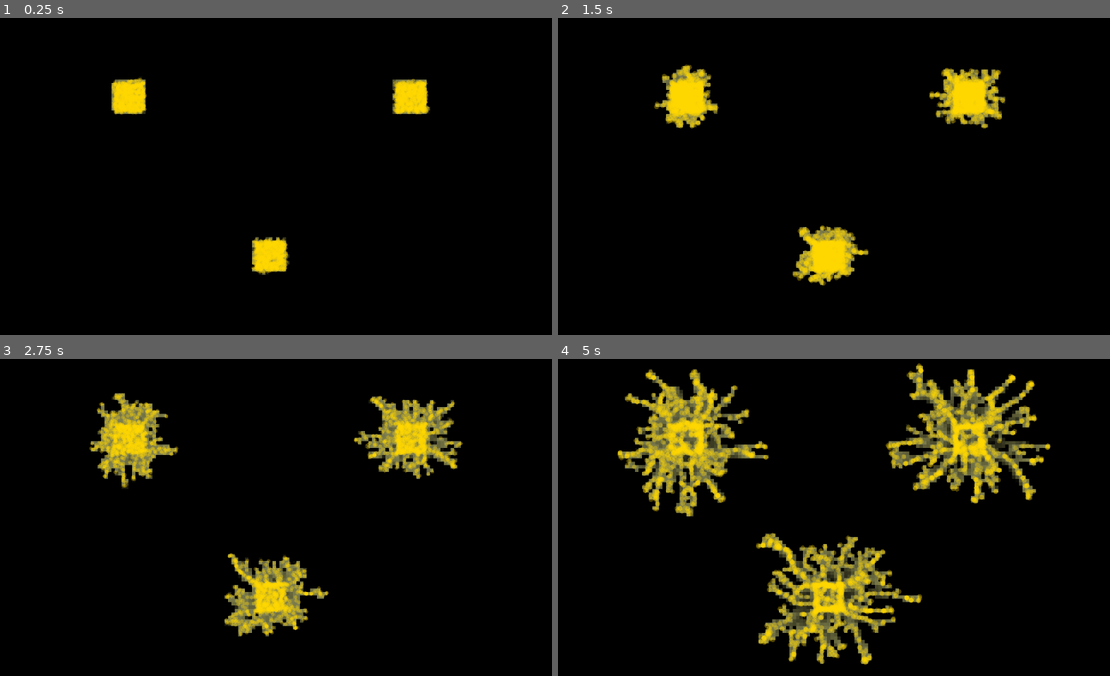
Above: before the commit, frames 1-4 (two rows, left to right).
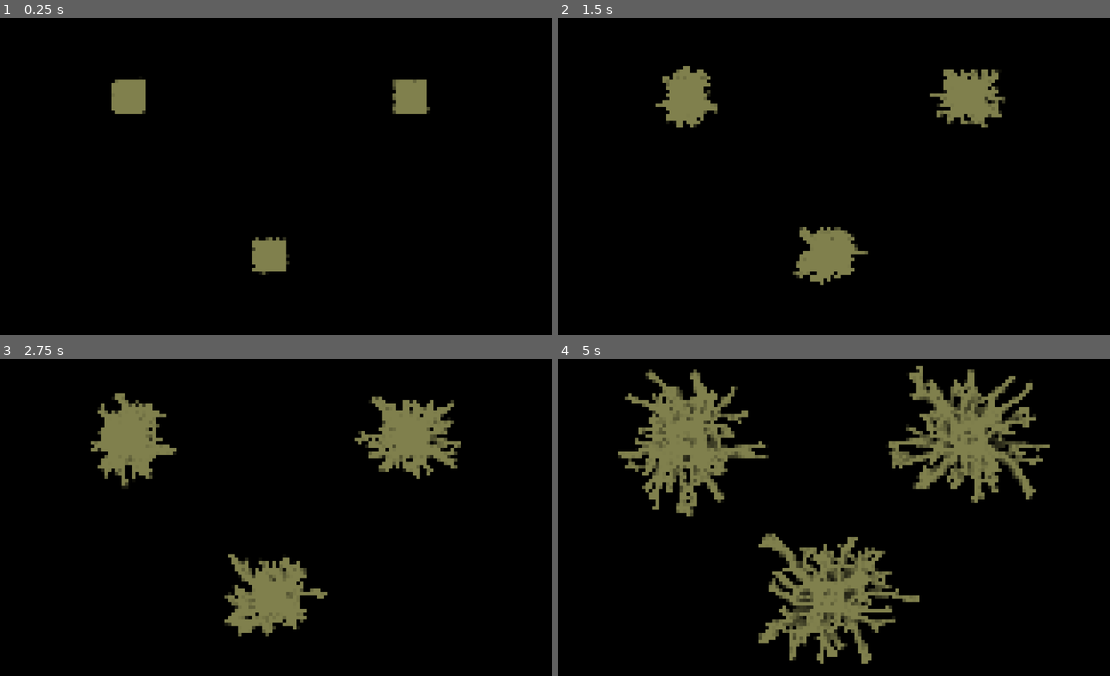
Above: after the commit, the same moments.

Repository: RocketKiers/Slime-mold-algorithm-visualization
Game: Godot game, scene res://main_world.tscn
Same seed, same stepped clock (60 frames per second), same inputs: the game is played once before the commit and once after it.
Inputs:
- Up to frame 1 (0.25 s): no input
- Up to frame 2 (1.5 s): no input
- Up to frame 3 (2.75 s): no input
- Up to frame 4 (5 s): no input

The runs differ from the first frame. In frame 1, 1.9% of the frame differs, in the area x 20-78%, y 18-81%; in frame 2, 4.4%; in frame 3, 5.7%; in frame 4, 12%, in the area x 10-90%, y 1-97%.

Commit message:
updated main.gd by cleaning up code and adding comments
till line 66

Diff:
--- a/scripts/main.gd
+++ b/scripts/main.gd
@@ -1,32 +1,29 @@
 extends Node2D
 
-const MAP_SCALE: int = 7 # that many pixel make one tile (4x4 tiles)
+const MAP_SCALE: int = 7 # zo veel pixels maken een tile (7x7 tiles)
 var map_width: int
 var map_height: int
-var trail_map: Array # A 2d map array to hold pheremone values, recieves the same resolution as the map
-var agent_map: Array # A 2d map array to track agent density in each cell
-var food_sources: Array[Vector2] = [Vector2(100,100), Vector2(400, 300)]
-
-
-
-@export var number_of_agents: int = 2000 # Variable for the number of agents
-var AGENT_SPEED: float = 10.0 # speed of the moving agents
-var var_agent_size: float = 2.0 #changable agent size (appended to a absolute sine wave
-var TURN_STRENGTH: float = 2.0
-var RANDOM_TURN_AMOUNT: float = 0.1 # Small random perturbation in radians
+var trail_map: Array # een 2d map array om pheremone waarden te houden (zelfde resolution als agent map
+var agent_map: Array # een 2d map array om de agent cell dichtheid bij te houden
+
+@export var number_of_agents: int = 2000 # variabel for aantal agents
+var AGENT_SPEED: float = 10.0 # snelheid agents
+var var_agent_size: float = 2.0 #variabel agent grootte (vastgemaakt aan een sinus golf om pulsering van physarum polycephalum te simuleren)
+var TURN_STRENGTH: float = 2.0 #factor om te bepalen hoe scherp een agent kan draaien
+var RANDOM_TURN_AMOUNT: float = 0.1 # Kleine random verstoringen in radialen
 var SIMULATION_STEPS_PER_FRAME: int = 1
 
 
-const DECAY_RATE: float = 0.4   # How fast the pheromone disappears
-const DIFFUSION_RATE: float = 0.5 # How much the pheromone spreads
-const DEPOSIT_AMOUNT: float = 1.0 # The amount of pheromone an agent deposits
-const MAX_OCCUPANCY: int = 2 #Maximum number of agents allowed in one map cell
-
-var agent_color = Color("#FFD70050")  #agent color
-var time : float = 0 # input for sine wave
-var agent_size: float # original variable, obsolete after change. Maybe adjust (?)
-
-var agents: Array[Agent] = [] #array to hold all agents
+const DECAY_RATE: float = 0.4   # hoe snel het feremoon verdwijt
+const DIFFUSION_RATE: float = 0.5 # hoeveel de feremoon verspreidt
+const DEPOSIT_AMOUNT: float = 1.0 # hoeveel feremoon een agent afzet
+const MAX_OCCUPANCY: int = 2 #maximum aantal agents toegestaan in een a cell
+
+var agent_color = Color("#FFD70000")  #agent kleur (laatste twee digits zijn opacity)
+var time : float = 0 # tijd inupt voor sinus golf
+var agent_size: float
+
+var agents: Array[Agent] = [] #array voor alle agents
 
 func _ready():
 	# Initialize the trail map size based on the viewport and scale
@@ -54,31 +51,17 @@
 	# Get the area where agents can start (the screen size)(has a .x and .y exstension)
 	var screen_size = get_viewport_rect().size
 
-	var hubs = [
+	var hubs = [ #centrale hubs waar agents spawnen
 		Vector2(screen_size.x * 0.25, screen_size.y * 0.25),
 		Vector2(screen_size.x * 0.75, screen_size.y * 0.25),
 		Vector2(screen_size.x * 0.5, screen_size.y * 0.75),
-#		Vector2(screen_size.x * 0.5, screen_size.y * 0.7),
-#		Vector2(screen_size.x * 0.475, screen_size.y * 0.6),
-#		Vector2(screen_size.x * 0.525, screen_size.y * 0.6),
-#		Vector2(screen_size.x * 0.45, screen_size.y * 0.5),
-#		Vector2(screen_size.x * 0.5, screen_size.y * 0.5),
-#		Vector2(screen_size.x * 0.55, screen_size.y * 0.5),
-#		Vector2(screen_size.x * 0.4, screen_size.y * 0.4),
-#		Vector2(screen_size.x * 0.45, screen_size.y * 0.4),
-#		Vector2(screen_size.x * 0.5, screen_size.y * 0.4),
-#		Vector2(screen_size.x * 0.55, screen_size.y * 0.4),
-#		Vector2(screen_size.x * 0.6, screen_size.y * 0.4),
-#		Vector2(screen_size.x * 0.55, screen_size.y * 0.3),
-#		Vector2(screen_size.x * 0.45, screen_size.y * 0.3),
 	]
 
-	for i in number_of_agents:
+	for i in number_of_agents: #loop door alle agents door, assign ze naar een hub, geef random richting + andere variabelen
 		var center = hubs[i % hubs.size()] # Cycle through hubs
 		var offset = Vector2(randf_range(-30, 30), randf_range(-30, 30))
 		var agent = Agent.new(center + offset, randf_range(0, TAU), AGENT_SPEED)
 		agents.append(agent)
-
 
 	print("Initialized %s agents." % agents.size())
 
@@ -130,17 +113,6 @@
 
 	for i in SIMULATION_STEPS_PER_FRAME:
 		_move_agents(sub_delta) #move agents basesd on the assigned timestep
-
-	#_apply_food()
-
-func _apply_food():
-	for source in food_sources:
-		var map_pos = _world_to_map(source)
-		for x in range(-1,2):
-			for y in range(-1,2):
-				var fx = clamp(int(map_pos.x) + x, 0, map_width - 1)
-				var fy = clamp(int(map_pos.y) + y, 0, map_height - 1)
-				trail_map[fx][fy] = 15.0 # Higher than your 10.0 deposit limit
 
 # The core logic for agent movement and steering
 func _move_agents(delta: float):
